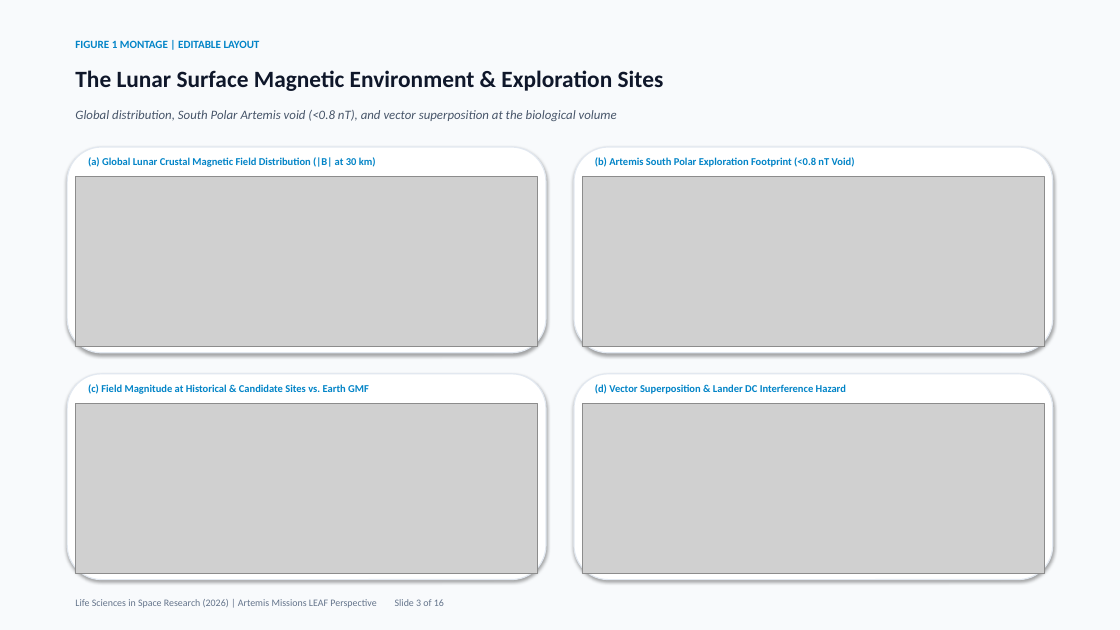
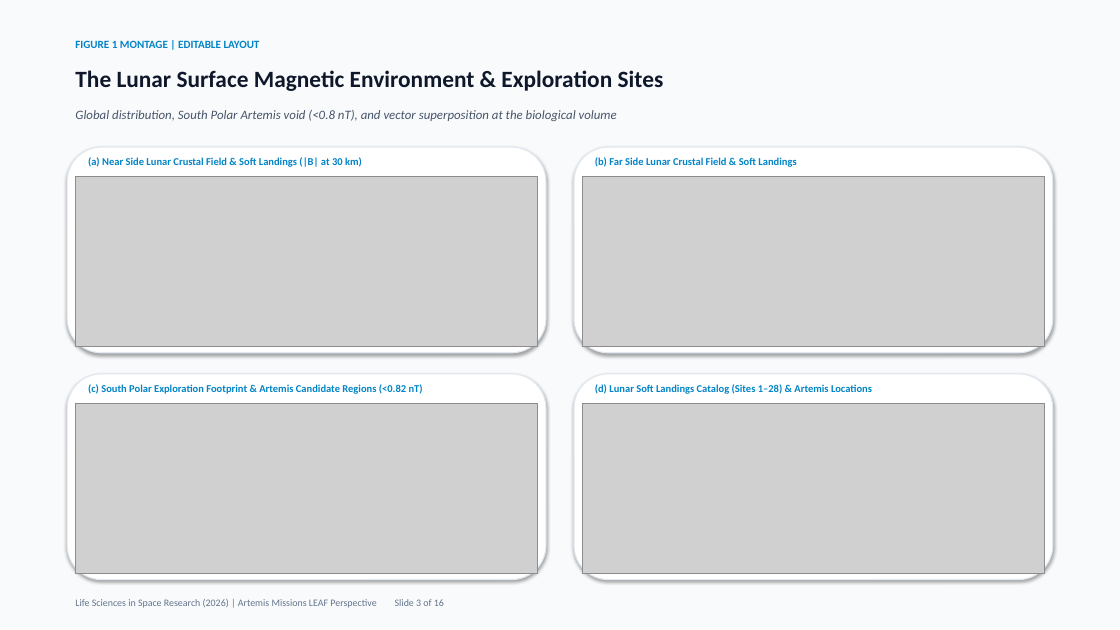
Before and after one commit to dr-richard-barker/NMF_review, a slide deck: slide 3 of Near_Null_Magnetic_Fields_Lunar_Plant_Biology_Presentation.pptx. Drawn at 1120x630 pixels with LibreOffice and Linux fonts; fonts in the diff are those of the drawing; grey boxes stand for pictures. Boxes give left, top, right and bottom in pixels: in the first picture for what was removed or moved away, otherwise in the second. Text is boxed around its words. In the diff, an @@ line names an element or a change of style, - is before the commit and + after.

Commit message:
feat: incorporate CSB review edits, Katherine Bristol authorship, and high-res LOLA/T2015_449 magnetic landing site Figure 1

```diff
--- a/Near_Null_Magnetic_Fields_Lunar_Plant_Biology_Presentation.pptx
+++ b/Near_Null_Magnetic_Fields_Lunar_Plant_Biology_Presentation.pptx
@@ text at [88,157,362,167]: text changed @@
-(a) Global Lunar Crustal Magnetic Field Distribution (|B| at 30 km)
+(a) Near Side Lunar Crustal Field & Soft Landings (|B| at 30 km)
@@ text at [595,157,796,167]: text changed @@
-(b) Artemis South Polar Exploration Footprint (<0.8 nT Void)
+(b) Far Side Lunar Crustal Field & Soft Landings
@@ text at [88,384,423,394]: text changed @@
-(c) Field Magnitude at Historical & Candidate Sites vs. Earth GMF
+(c) South Polar Exploration Footprint & Artemis Candidate Regions (<0.82 nT)
@@ text at [595,384,872,394]: text changed @@
-(d) Vector Superposition & Lander DC Interference Hazard
+(d) Lunar Soft Landings Catalog (Sites 1–28) & Artemis Locations
```
Also in this commit, not shown: 1 other slide changed, 34 other files.
